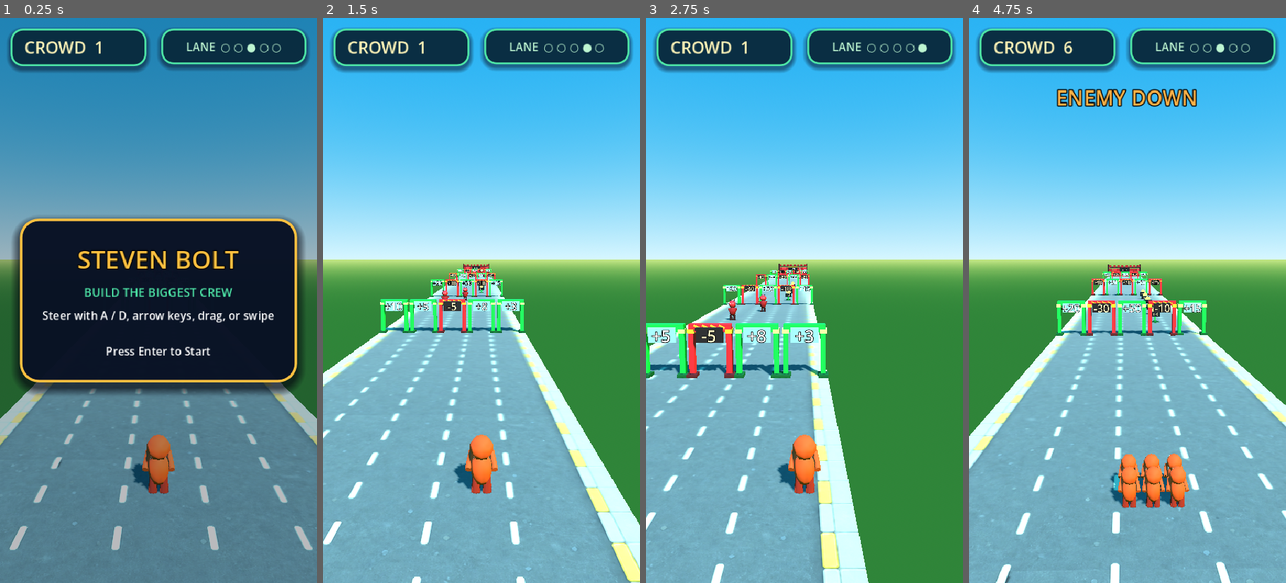
Above: before the commit, frames 1-4 (left to right).
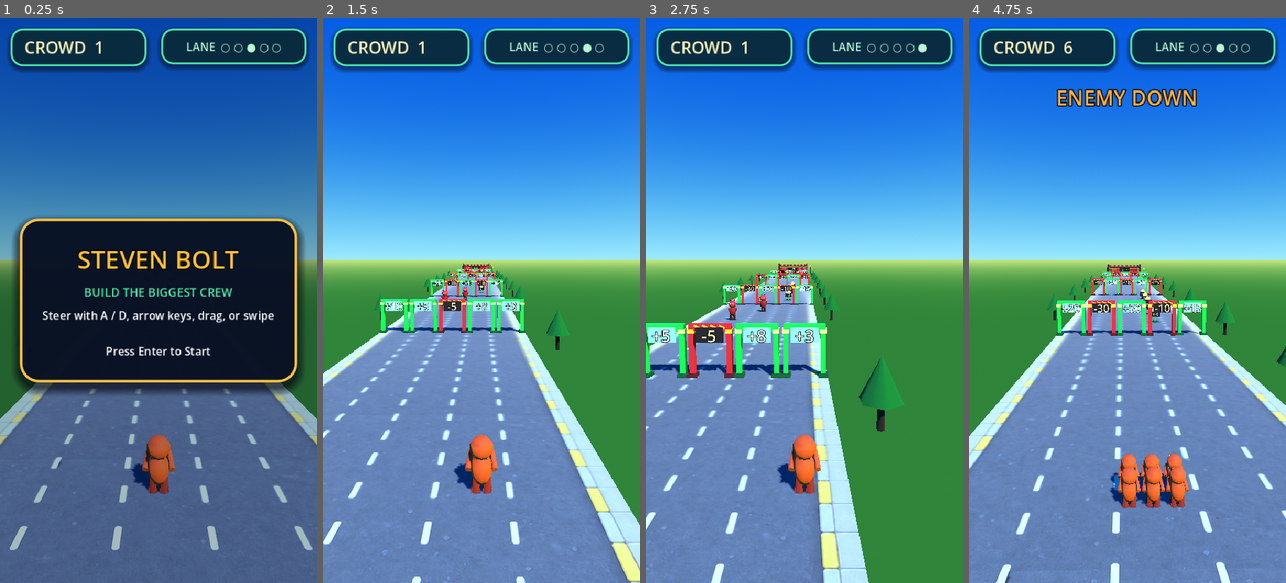
Above: after the commit, the same moments.

Repository: hobsojam/steven-bolt
Game: Godot game, scene res://scenes/main.tscn
The game is run twice, just before and just after one commit, with the same random seed, the same clock (stepped at 60 frames per second) and the same inputs.
Inputs (mouse positions are in pixels of both pictures, inside the frame that each line leads up to):
- Up to frame 1 (0.25 s): no input
- Up to frame 2 (1.5 s): tap Enter (ui_accept) at 0.5, 0.77 s; move the mouse to (551, 272) at 0.52 s; hold Right (lane_right) 0.53-1.25 s; click (551, 272) at 0.67 s; drag from (418, 328) to (465, 413) at 1.27 s
- Up to frame 3 (2.75 s): move the mouse to (836, 176) at 2.02 s; hold Right (lane_right) from 2.03 s (still down)
- Up to frame 4 (4.75 s): release Right (lane_right) at 2.75 s; drag from (1111, 413) to (1032, 215) at 2.77 s; move the mouse to (1222, 385) at 3.52 s; hold Left (lane_left) 3.53-4.25 s; tap Enter (ui_accept) at 3.77 s; drag from (1032, 215) to (1079, 159) at 4.27 s

The runs differ from the first frame. In frame 1, 62% of the frame differs, in the area x 0-100%, y 0-100%; in frame 2, 75%; in frame 3, 64%; in frame 4, 77%.

Commit message:
Wire up environment zones: sky swap + placeholder roadside props (step 2/2)
Turns environment_zones.gd's data into an actual visual change, using
placeholder geometry (matching how gate_row.gd/toll_wall.gd shipped
with primitive placeholders before real art arrived) - no dependency
on the other session's art timeline. Real prop art is a follow-up
addendum to ART_SPEC.md, separate from this.

Adds environment_zones.gd's prop_positions_for_zone(): alternates
left/right of the track while marching through a zone's distance
range, rather than two rigid parallel rows.

environment_controller.gd (new Node3D, added to scenes/main.tscn as a
sibling of WorldEnvironment/Track):
- Pre-spawns roadside props for the whole track up front, one
  MultiMeshInstance3D pair per prop type (tree = trunk + canopy
  cylinders, rock = a squashed sphere, banner = a pole + flag) with
  transforms computed once - props are static, never rebuilt per-frame.
- Reads the WorldEnvironment's ProceduralSkyMaterial and Environment
  resource directly and swaps sky_top_color / sky_horizon_color /
  ambient_light_energy the instant distance_traveled crosses into a
  new zone (instant swap for v1, no smooth lerp).

Verified with a real (non-headless) --write-movie capture spanning the
whole track: confirmed via direct visual inspection that the sky
visibly shifts through all 4 zones (bright blue -> deeper blue ->
dark moody -> warm gold) and that tree/rock props render along the
roadside at the expected density per zone.

Diff:
--- a/scenes/main.tscn
+++ b/scenes/main.tscn
@@ -8,6 +8,7 @@
 [ext_resource type="Texture2D" path="res://assets/textures/road_texture.png" id="6_road"]
 [ext_resource type="Theme" path="res://assets/themes/game_theme.tres" id="7_theme"]
 [ext_resource type="Script" path="res://scripts/feedback_audio.gd" id="8_audio"]
+[ext_resource type="Script" path="res://scripts/environment_controller.gd" id="9_env"]
 
 [sub_resource type="PlaneMesh" id="PlaneMesh_track"]
 size = Vector2(8, 180)
@@ -82,6 +83,9 @@
 mesh = SubResource("PlaneMesh_track")
 surface_material_override/0 = SubResource("StandardMaterial3D_track")
 
+[node name="EnvironmentController" type="Node3D" parent="."]
+script = ExtResource("9_env")
+
 [node name="CrowdController" type="Node3D" parent="."]
 script = ExtResource("2_crowd")
 
--- /dev/null
+++ b/scripts/environment_controller.gd
@@ -0,0 +1,113 @@
+extends Node3D
+
+# Turns environment_zones.gd's pure data into an actual sky change and
+# roadside scenery. Placeholder geometry only (simple PrimitiveMesh shapes,
+# no .glb) - see ART_SPEC.md's roadside-props addendum for the real-art
+# follow-up; this ships the mechanic without waiting on that.
+
+const EnvironmentZones := preload("res://scripts/environment_zones.gd")
+
+const PROP_SIDE_OFFSET := 5.0
+
+var _zones: Array[Dictionary] = EnvironmentZones.zones()
+var _current_zone: Dictionary = {}
+
+@onready var _run = get_node("..")
+@onready var _world_environment: WorldEnvironment = get_node("../WorldEnvironment")
+@onready var _sky_material: ProceduralSkyMaterial = (
+	_world_environment.environment.sky.sky_material
+)
+
+
+func _ready() -> void:
+	_spawn_props()
+	_apply_zone(EnvironmentZones.zone_for_distance(0.0, _zones))
+
+
+func _process(_delta: float) -> void:
+	var zone: Dictionary = EnvironmentZones.zone_for_distance(_run.distance_traveled, _zones)
+	if zone != _current_zone:
+		_apply_zone(zone)
+
+
+func _apply_zone(zone: Dictionary) -> void:
+	_current_zone = zone
+	_sky_material.sky_top_color = zone["sky_top"].srgb_to_linear()
+	_sky_material.sky_horizon_color = zone["sky_horizon"].srgb_to_linear()
+	_world_environment.environment.ambient_light_energy = zone["ambient_energy"]
+
+
+func _spawn_props() -> void:
+	for zone in _zones:
+		var positions: Array[Vector3] = EnvironmentZones.prop_positions_for_zone(
+			zone, PROP_SIDE_OFFSET
+		)
+		match zone["prop_type"]:
+			"tree":
+				_add_multimesh(_trunk_mesh(), Color("6b4a2f"), positions, Vector3(0.0, 0.35, 0.0))
+				_add_multimesh(_canopy_mesh(), Color("2f9e52"), positions, Vector3(0.0, 1.25, 0.0))
+			"rock":
+				_add_multimesh(_rock_mesh(), Color("8d8d8d"), positions, Vector3(0.0, 0.25, 0.0))
+			"banner":
+				_add_multimesh(_pole_mesh(), Color("6b4a2f"), positions, Vector3(0.0, 0.9, 0.0))
+				_add_multimesh(_flag_mesh(), Color("ffd34e"), positions, Vector3(0.22, 1.5, 0.0))
+
+
+func _add_multimesh(
+	mesh: Mesh, color: Color, positions: Array[Vector3], local_offset: Vector3
+) -> void:
+	var multimesh := MultiMesh.new()
+	multimesh.transform_format = MultiMesh.TRANSFORM_3D
+	multimesh.mesh = mesh
+	multimesh.instance_count = positions.size()
+	for i in positions.size():
+		var transform := Transform3D(Basis.IDENTITY, positions[i] + local_offset)
+		multimesh.set_instance_transform(i, transform)
+	var instance := MultiMeshInstance3D.new()
+	instance.multimesh = multimesh
+	var material := StandardMaterial3D.new()
+	material.albedo_color = color.srgb_to_linear()
+	instance.material_override = material
+	add_child(instance)
+
+
+func _trunk_mesh() -> CylinderMesh:
+	var mesh := CylinderMesh.new()
+	mesh.top_radius = 0.08
+	mesh.bottom_radius = 0.1
+	mesh.height = 0.7
+	mesh.radial_segments = 6
+	return mesh
+
+
+func _canopy_mesh() -> CylinderMesh:
+	var mesh := CylinderMesh.new()
+	mesh.top_radius = 0.0
+	mesh.bottom_radius = 0.55
+	mesh.height = 1.1
+	mesh.radial_segments = 6
+	return mesh
+
+
+func _rock_mesh() -> SphereMesh:
+	var mesh := SphereMesh.new()
+	mesh.radius = 0.4
+	mesh.height = 0.5
+	mesh.radial_segments = 6
+	mesh.rings = 4
+	return mesh
+
+
+func _pole_mesh() -> CylinderMesh:
+	var mesh := CylinderMesh.new()
+	mesh.top_radius = 0.05
+	mesh.bottom_radius = 0.05
+	mesh.height = 1.8
+	mesh.radial_segments = 6
+	return mesh
+
+
+func _flag_mesh() -> BoxMesh:
+	var mesh := BoxMesh.new()
+	mesh.size = Vector3(0.5, 0.35, 0.02)
+	return mesh
--- a/scripts/environment_zones.gd
+++ b/scripts/environment_zones.gd
@@ -58,3 +58,17 @@
 		if distance < zone["end_distance"]:
 			return zone
 	return zones_list[zones_list.size() - 1]
+
+
+static func prop_positions_for_zone(zone: Dictionary, side_offset: float) -> Array[Vector3]:
+	# Alternates left/right every prop while marching forward through the
+	# zone's distance range, rather than two rigid parallel rows - reads as
+	# naturally scattered roadside scenery instead of a fence.
+	var positions: Array[Vector3] = []
+	var distance: float = zone["start_distance"]
+	var side: float = 1.0
+	while distance < zone["end_distance"]:
+		positions.append(Vector3(side * side_offset, 0.0, -distance))
+		side = -side
+		distance += zone["prop_spacing"]
+	return positions
--- a/tests/run_tests.gd
+++ b/tests/run_tests.gd
@@ -48,6 +48,8 @@
 	_test_zone_for_distance_clamps_before_the_first_zone()
 	_test_zone_for_distance_resolves_boundary_to_the_zone_that_starts_there()
 	_test_zone_for_distance_clamps_past_the_last_zone()
+	_test_prop_positions_for_zone_covers_the_full_span()
+	_test_prop_positions_for_zone_alternates_sides()
 	_test_shots_per_volley_scales_with_crowd_count()
 	_test_shots_per_volley_caps_at_max()
 	_test_crowd_front_edge_half_width_grows_with_crowd_count()
@@ -405,6 +407,24 @@
 	)
 
 
+func _test_prop_positions_for_zone_covers_the_full_span() -> void:
+	var zone: Dictionary = {"start_distance": 0.0, "end_distance": 40.0, "prop_spacing": 8.0}
+	var positions: Array[Vector3] = EnvironmentZones.prop_positions_for_zone(zone, 5.0)
+	_assert_eq(positions.size(), 5, "a 40-unit zone at 8-unit spacing places 5 props")
+	for pos in positions:
+		_assert_true(
+			pos.z <= 0.0 and pos.z > -zone["end_distance"],
+			"every prop position falls within the zone's distance range"
+		)
+
+
+func _test_prop_positions_for_zone_alternates_sides() -> void:
+	var zone: Dictionary = {"start_distance": 0.0, "end_distance": 40.0, "prop_spacing": 8.0}
+	var positions: Array[Vector3] = EnvironmentZones.prop_positions_for_zone(zone, 5.0)
+	_assert_true(positions[0].x > 0.0, "the first prop is placed on the right side")
+	_assert_true(positions[1].x < 0.0, "the second prop alternates to the left side")
+
+
 func _test_shots_per_volley_scales_with_crowd_count() -> void:
 	_assert_eq(CombatRules.shots_per_volley(0), 1, "shot count has a floor of 1 with no crowd")
 	_assert_true(
Not shown: 1 places in scenes/main.tscn that only renumber resources
Not shown, added: scripts/environment_controller.gd.uid
